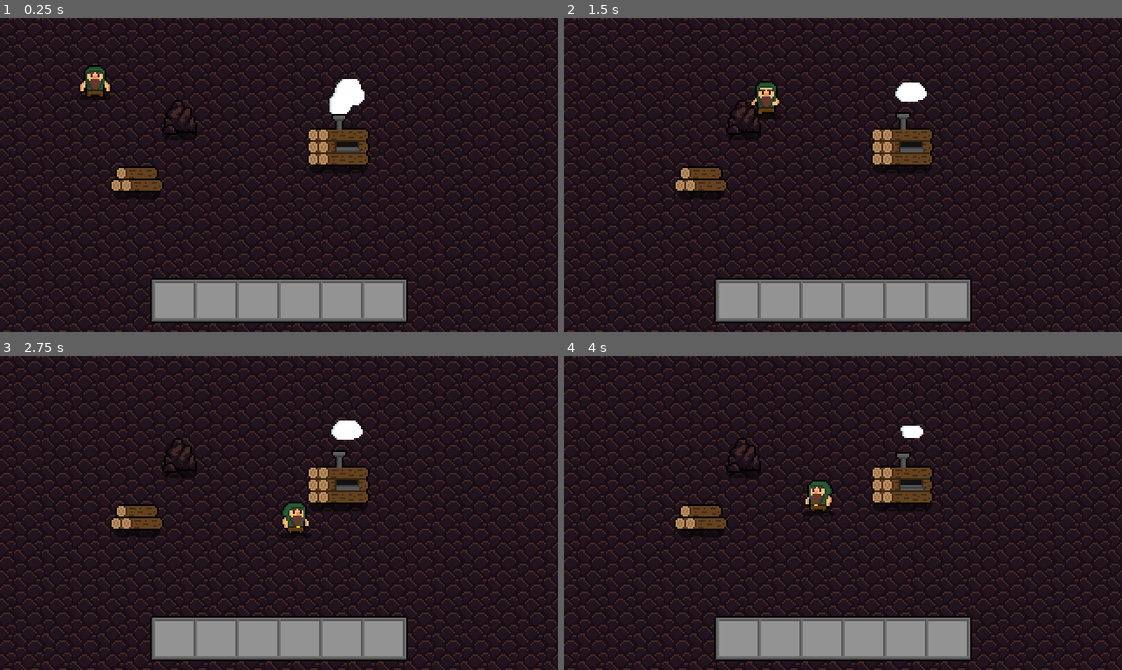
Above: before the commit, frames 1-4 (two rows, left to right).
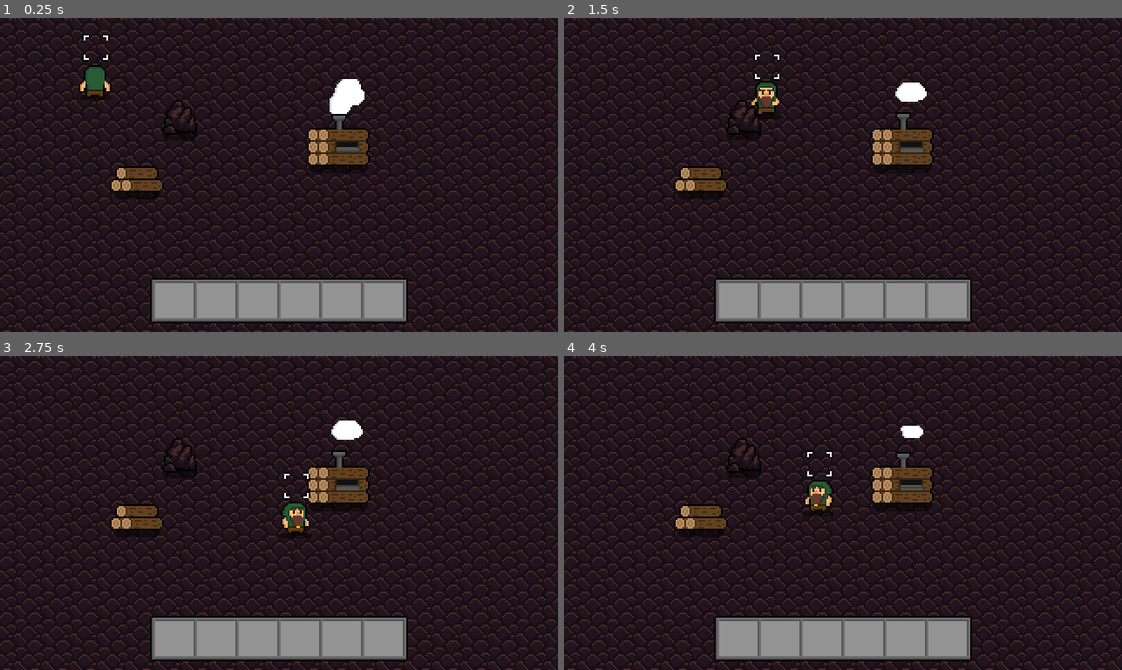
Above: after the commit, the same moments.

Repository: DwarfNinja/DwarfGame-Project
Game: Godot game, scene res://Scenes/World.tscn
Same seed, same stepped clock (60 frames per second), same inputs: the game is played once before the commit and once after it.
Inputs:
- Up to frame 1 (0.25 s): no input
- Up to frame 2 (1.5 s): hold D (key_right) 0.53-1.28 s; tap E (key_e) at 0.6, 1.35 s; hold S (key_down) from 1.28 s (still down)
- Up to frame 3 (2.75 s): release S (key_down) at 2.03 s; hold D (key_right) from 2.03 s (still down); tap E (key_e) at 2.1 s
- Up to frame 4 (4 s): release D (key_right) at 2.78 s; hold W (key_up) 2.78-3.53 s; tap E (key_e) at 2.85, 3.6 s; hold A (key_left) from 3.53 s (still down)

The runs differ from the first frame. In frame 1, 0.3% of the frame differs, in the area x 14-20%, y 5-23%; in frame 2, 0.1%; in frame 3, 0.1%; in frame 4, 0.1%.

Commit message:
Inventory WIP Transfer
Can pick up items and places them in the first available/empty inventory slot.

Diff:
--- a/Scenes/HUD.tscn
+++ b/Scenes/HUD.tscn
@@ -1,8 +1,7 @@
-[gd_scene load_steps=4 format=2]
+[gd_scene load_steps=3 format=2]
 
 [ext_resource path="res://HUD.png" type="Texture" id=1]
 [ext_resource path="res://Scripts/HUD.gd" type="Script" id=2]
-[ext_resource path="res://HUDWood.png" type="Texture" id=3]
 
 [node name="HUD" type="CanvasLayer"]
 script = ExtResource( 2 )
@@ -31,13 +30,56 @@
 margin_bottom = 26.0
 texture = ExtResource( 1 )
 
-[node name="HUDWoodenLogs" type="TextureRect" parent="VBoxContainer/CenterContainer/InventoryBar"]
-visible = false
-margin_left = 4.0
-margin_top = 6.0
+[node name="Slot_0" type="TextureRect" parent="VBoxContainer/CenterContainer/InventoryBar"]
+margin_left = 3.0
+margin_top = 3.0
 margin_right = 25.0
-margin_bottom = 21.0
-texture = ExtResource( 3 )
+margin_bottom = 23.0
 __meta__ = {
 "_edit_use_anchors_": false
 }
+
+[node name="Slot_1" type="TextureRect" parent="VBoxContainer/CenterContainer/InventoryBar"]
+margin_left = 27.0
+margin_top = 3.0
+margin_right = 49.0
+margin_bottom = 23.0
+__meta__ = {
+"_edit_use_anchors_": false
+}
+
+[node name="Slot_2" type="TextureRect" parent="VBoxContainer/CenterContainer/InventoryBar"]
+margin_left = 51.0
+margin_top = 3.0
+margin_right = 73.0
+margin_bottom = 23.0
+__meta__ = {
+"_edit_use_anchors_": false
+}
+
+[node name="Slot_3" type="TextureRect" parent="VBoxContainer/CenterContainer/InventoryBar"]
+margin_left = 75.0
+margin_top = 3.0
+margin_right = 97.0
+margin_bottom = 23.0
+__meta__ = {
+"_edit_use_anchors_": false
+}
+
+[node name="Slot_4" type="TextureRect" parent="VBoxContainer/CenterContainer/InventoryBar"]
+margin_left = 99.0
+margin_top = 3.0
+margin_right = 121.0
+margin_bottom = 23.0
+__meta__ = {
+"_edit_use_anchors_": false
+}
+
+[node name="Slot_5" type="TextureRect" parent="VBoxContainer/CenterContainer/InventoryBar"]
+margin_left = 123.0
+margin_top = 3.0
+margin_right = 145.0
+margin_bottom = 23.0
+__meta__ = {
+"_edit_use_anchors_": false
+}
--- a/Scenes/MiningRig.tscn
+++ b/Scenes/MiningRig.tscn
@@ -2,7 +2,6 @@
 
 [ext_resource path="res://MiningRig-Sheet.png" type="Texture" id=1]
 [ext_resource path="res://Scripts/MiningRig.gd" type="Script" id=2]
-
 
 [sub_resource type="CapsuleShape2D" id=1]
 radius = 5.0
--- a/Scenes/Player.tscn
+++ b/Scenes/Player.tscn
@@ -1,7 +1,8 @@
-[gd_scene load_steps=26 format=2]
+[gd_scene load_steps=27 format=2]
 
 [ext_resource path="res://Dwarf Run Animation 2.0-Sheet.png" type="Texture" id=1]
 [ext_resource path="res://Scripts/Player.gd" type="Script" id=2]
+[ext_resource path="res://PositioningSquare.png" type="Texture" id=3]
 
 [sub_resource type="CapsuleShape2D" id=1]
 radius = 3.0
@@ -214,7 +215,7 @@
 position = Vector2( 0, -7 )
 texture = ExtResource( 1 )
 hframes = 32
-frame = 24
+frame = 16
 
 [node name="CollisionShape2D" type="CollisionShape2D" parent="."]
 position = Vector2( -0.5, 0 )
@@ -236,5 +237,11 @@
 anim_player = NodePath("../AnimationPlayer")
 active = true
 parameters/playback = SubResource( 23 )
-parameters/Idle/blend_position = Vector2( 0, 1 )
+parameters/Idle/blend_position = Vector2( 0.0171608, -0.711207 )
 parameters/Run/blend_position = Vector2( 0, 0 )
+
+[node name="SelectedItemPosition" type="Position2D" parent="."]
+position = Vector2( 0, -26 )
+
+[node name="SelectedItem" type="Sprite" parent="SelectedItemPosition"]
+texture = ExtResource( 3 )
--- a/Scenes/World.tscn
+++ b/Scenes/World.tscn
@@ -31,3 +31,4 @@
 
 [node name="HUD" parent="." instance=ExtResource( 6 )]
 [connection signal="wood_picked_up" from="YSort/Player" to="YSort/WoodenLogs" method="_on_Player_wood_picked_up"]
+[connection signal="player_entered_woodpickup_area" from="YSort/WoodenLogs" to="YSort/Player" method="_on_WoodenLogs_player_entered_woodpickup_area"]
--- a/Scripts/HUD.gd
+++ b/Scripts/HUD.gd
@@ -1,11 +1,24 @@
 extends CanvasLayer
 
-onready var player = get_node("../YSort/Player")
+onready var Player = get_node("../YSort/Player")
+onready var InventoryBar = $VBoxContainer/CenterContainer/InventoryBar
+var wood = preload("res://HUDWood.png")
+var min_slot = 0
 
 
 func _ready():
 	#Connect Signals
-	player.connect("wood_picked_up", self, "_on_wood_picked_up")
+	Player.connect("wood_picked_up", self, "_on_wood_picked_up")
+
+
+func _process(delta):
+	print(min_slot)
+
+
 
 func _on_wood_picked_up():
-	$VBoxContainer/CenterContainer/InventoryBar/HUDWoodenLogs.visible = true
+	for slots in range(0, get_node("VBoxContainer/CenterContainer/InventoryBar").get_children().size()):
+		var slot = get_node("VBoxContainer/CenterContainer/InventoryBar").get_node("Slot_" + str(slots))
+		if slot.texture == null:
+			slot.texture = wood
+			return
--- a/Scripts/Player.gd
+++ b/Scripts/Player.gd
@@ -9,6 +9,11 @@
 # Inventory varaibles
 var can_pickup_wood = false
 var wood_in_inv = 0
+var inventory_items = {
+	"wood": 0,
+	"stone": 0,
+	"gold":0
+}
 
 # Signals
 signal wood_picked_up
@@ -16,12 +21,8 @@
 onready var animationPlayer = $AnimationPlayer
 onready var animationTree = $AnimationTree
 onready var animationState = animationTree.get("parameters/playback")
-onready var woodenlogs = get_parent().get_node("WoodenLogs")
+#onready var woodenlogs = get_parent().get_node("WoodenLogs")
 
-
-func _ready():
-	#Connect Signals
-	woodenlogs.connect("player_entered_woodpickup_area", self, "_on_player_entered_woodpickup_area")
 
 
 func _physics_process(delta):
@@ -41,11 +42,13 @@
 
 	velocity = move_and_slide(velocity)
 
-func _process(delta):
+func _process(_delta):
+
 	if can_pickup_wood == true:
 		if Input.is_action_just_pressed("key_e"):
-			wood_in_inv += 1
+			inventory_items.wood += 1
 			emit_signal("wood_picked_up")
 
-func _on_player_entered_woodpickup_area():
+
+func _on_WoodenLogs_player_entered_woodpickup_area():
 	can_pickup_wood = true
--- a/Scripts/WoodenLogs.gd
+++ b/Scripts/WoodenLogs.gd
@@ -3,13 +3,6 @@
 signal player_entered_woodpickup_area
 onready var player = get_node("../Player")
 
-
-func _ready():
-	#Connect Signals
-	player.connect("wood_picked_up", self, "_on_wood_picked_up")
-
-func _process(delta):
-	pass
 
 func _on_PickUpArea_body_entered(body):
 	if body.get_name() =="Player":
@@ -17,8 +10,10 @@
 		emit_signal("player_entered_woodpickup_area")
 
 func _on_PickUpArea_body_exited(body):
-	$GrabSprite.visible = false
+	if body.get_name() =="Player":
+		$GrabSprite.visible = false
 
 
-func _on_wood_picked_up():
+func _on_Player_wood_picked_up():
+	print("kaas")
 	queue_free()
Binary file changed: HUDWood.png
Binary file added: PositioningSquare.png
Not shown, added: PositioningSquare.png.import
